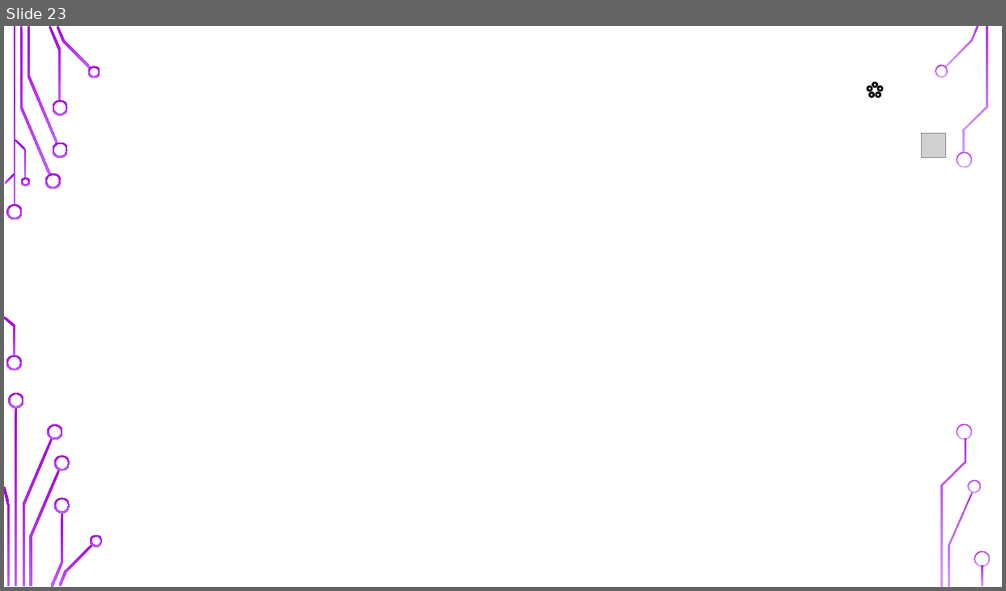
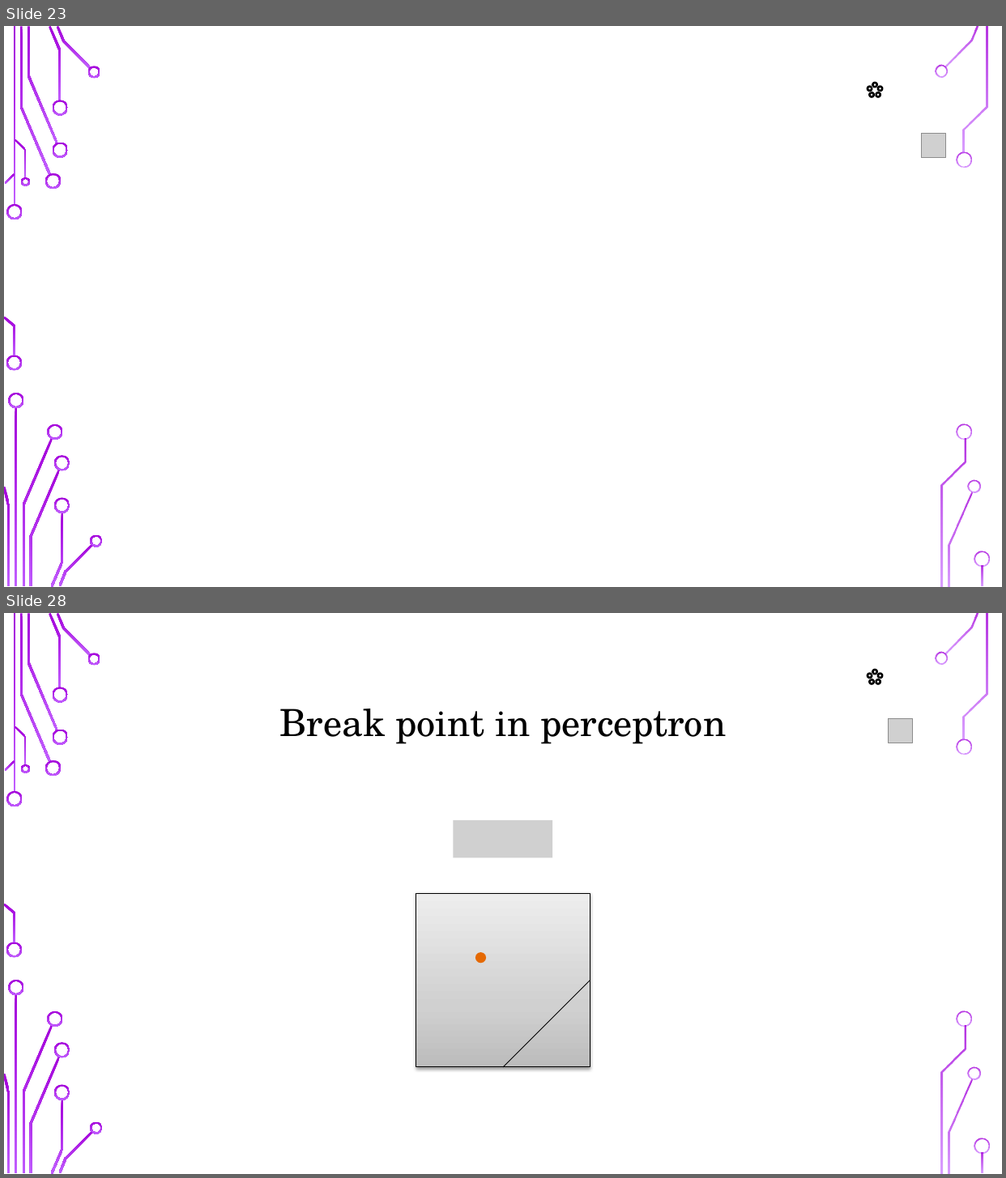
Before and after one commit to UOMDSS/workshops-2021-2022, a slide deck: semester-2-2021-2022/week-8-theory-of-generalisation/Theory_of_Generalisation.pptx. Shown one above the other, each under a label of ours: slide 23 before the commit, slides 23 and 28 after it; the slides between them are not shown. The pictures are 1006x591 and 1006x1178 pixels, drawn with LibreOffice and Linux fonts; fonts in the diff are those of the drawing; grey boxes stand for pictures; background and template pictures are left out. Boxes give left, top, right and bottom in pixels: in the first picture for what was removed or moved away, otherwise in the second. Text is boxed around its words. In the diff, an @@ line names an element or a change of style, - is before the commit and + after.

```diff
--- a/semester-2-2021-2022/week-8-theory-of-generalisation/Theory_of_Generalisation.pptx
+++ b/semester-2-2021-2022/week-8-theory-of-generalisation/Theory_of_Generalisation.pptx
@@ slide 28 added at [4,613,1002,1174], background picture (left out); not listed: 36 template elements that a slide beside it also shows @@
@@ title added at [279,709,726,744], 36 pt, text #000000 @@
+Break point in perceptron
@@ group added at [868,670,914,743]: 5 ellipses, 5 right arrows, 1 picture @@
@@ picture added at [454,820,552,858] @@
@@ rectangle added at [416,894,590,1067], fill gradient #BDBDBD to #D1D1D1 to #EEEEEE, outline #000000 0.75 pt @@
@@ ellipse added at [475,953,486,964], fill #E56903 @@
@@ line added from (590, 981) to (503, 1067), #000000 0.75 pt @@
```
Also in this commit, not shown: 18 other slides added.
